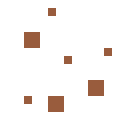
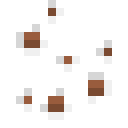
Revision of a layered 128 × 128 image; what changed, layer by layer:
added layer "shadow" (20%) above "shading" over (16, 0, 112, 120)
added layer "shading" (multiply) above "Background" over (24, 8, 112, 112)
